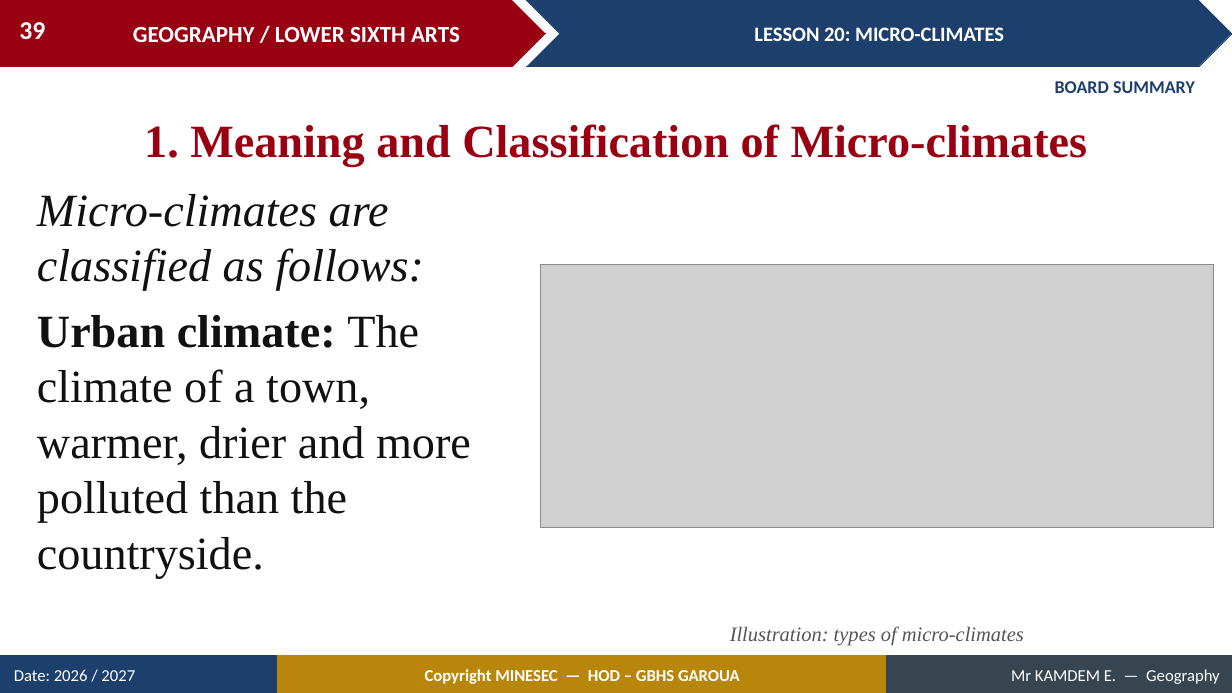
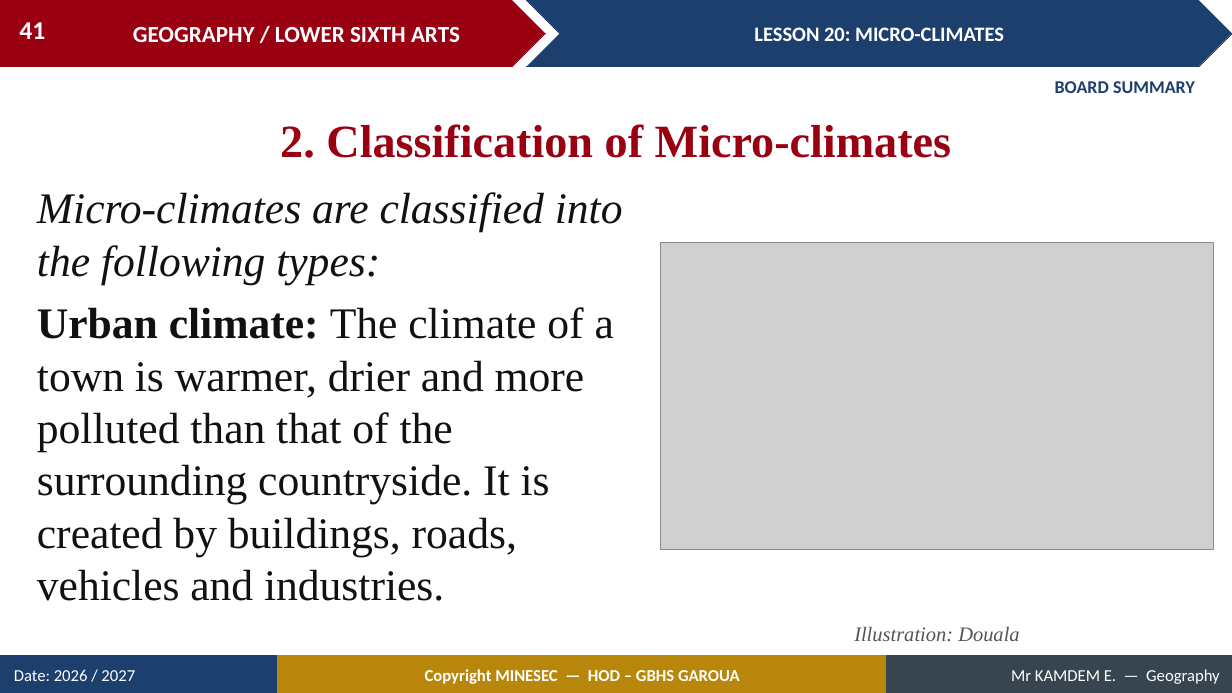
Before and after one commit to Berthautk/linea-github, a slide deck: slide 41 of lecons/LSA/Climatology/03_LSA_CLIM_L20_Micro_climates.pptx (slide 39 before the commit). Drawn at 1232x693 pixels with LibreOffice and Linux fonts; fonts in the diff are those of the drawing; grey boxes stand for pictures. Boxes give left, top, right and bottom in pixels: in the first picture for what was removed or moved away, otherwise in the second. Text is boxed around its words. In the diff, an @@ line names an element or a change of style, - is before the commit and + after.

```diff
--- a/lecons/LSA/Climatology/03_LSA_CLIM_L20_Micro_climates.pptx
+++ b/lecons/LSA/Climatology/03_LSA_CLIM_L20_Micro_climates.pptx
@@ page number at (19,22,45,39): text changed @@
-39
+41
@@ text at (280,124,951,158): text changed @@
-1. Meaning and Classification of Micro-climates
+2. Classification of Micro-climates
@@ text at (37,192,623,601): text changed; size 36 to 34 pt @@
-Micro-climates are classified as follows:
-Urban climate: The climate of a town, warmer, drier and more polluted than the countryside.
+Micro-climates are classified into the following types:
+Urban climate: The climate of a town is warmer, drier and more polluted than that of the surrounding countryside. It is created by buildings, roads, vehicles and industries.
@@ picture: place and size @@
-picture at (541,264,1214,527)
+picture at (661,243,1214,550)
@@ text at (854,626,1019,641): text changed @@
-Illustration: types of micro-climates
+Illustration: Douala
```
Also in this commit, not shown: 11 other slides changed, 5 slides added, 1 slide removed, 4 other files.
